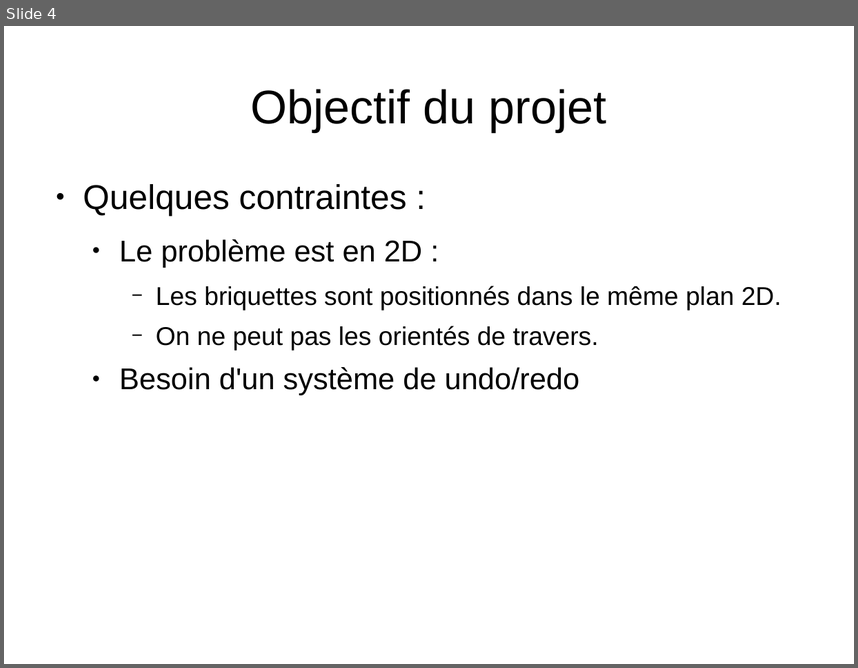
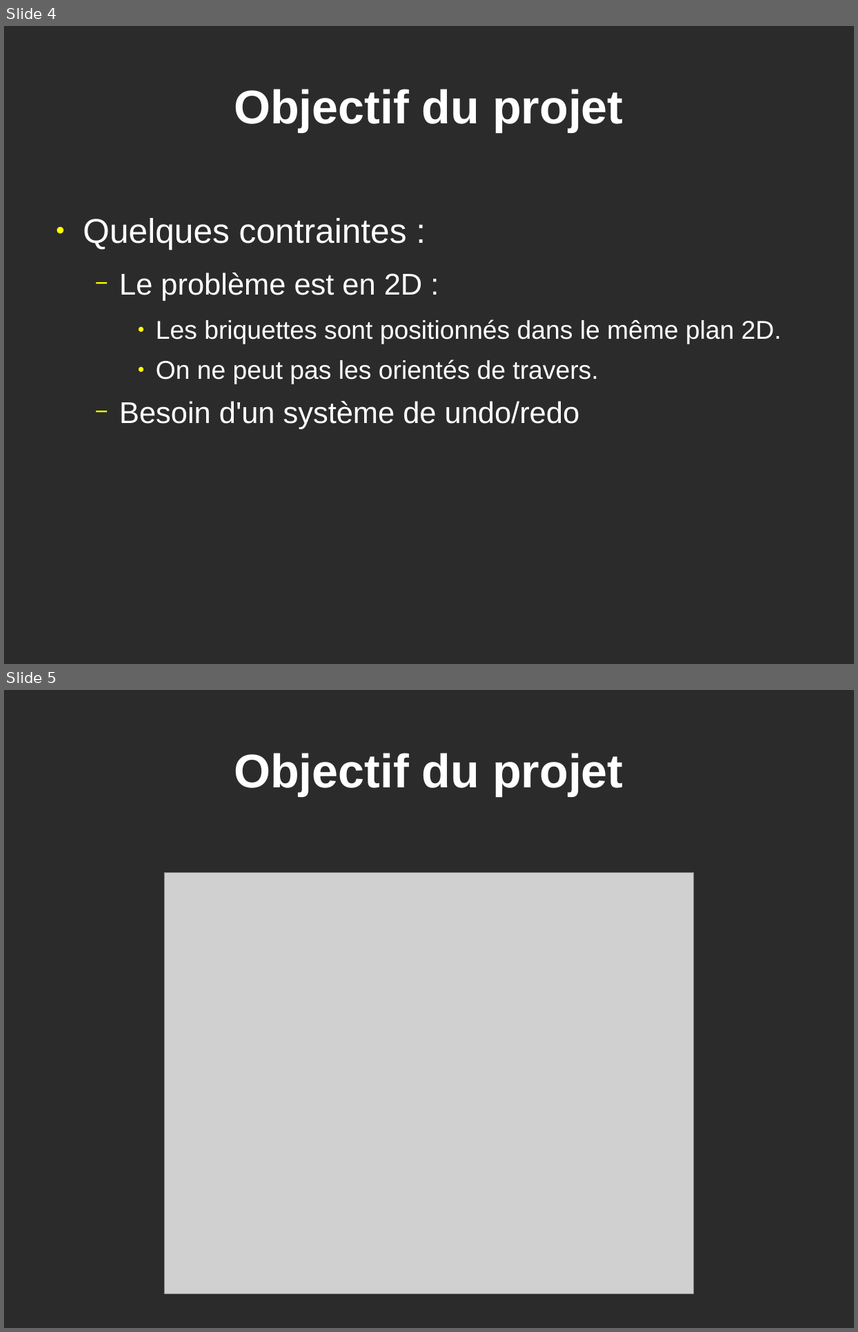
Before and after one commit to GuillaumeSmaha/BriquettePhysique, a slide deck: rapport/presentation/presentation_briquette.odp. Shown one above the other, each under a label of ours: slide 4 before the commit, slides 4 and 5 after it. The pictures are 858x668 and 858x1332 pixels, drawn with LibreOffice and Linux fonts; fonts in the diff are those of the drawing; grey boxes stand for pictures; background and template pictures are left out; a plain dark background stands for a picture behind light text. Boxes give left, top, right and bottom in pixels: in the first picture for what was removed or moved away, otherwise in the second. Text is boxed around its words. In the diff, an @@ line names an element or a change of style, - is before the commit and + after.

```diff
--- a/rapport/presentation/presentation_briquette.odp
+++ b/rapport/presentation/presentation_briquette.odp
@@ slide 5 added at [4, 690, 854, 1328], background picture (left out) @@
@@ title added at [234, 753, 624, 796], 44 pt, text #FFFFFF, bold @@
+Objectif du projet
@@ picture added at [165, 873, 695, 1294] @@
@@ slide 4 changed as well @@
@@ background #FFFFFF to picture (left out) @@
@@ title "Objectif du projet" at [234, 89, 624, 132]: text colour #000000 to #FFFFFF, bold on @@
@@ text "Quelques contraintes :": place and size @@
-text "Quelques contraintes :" at [83, 184, 782, 395]
+text "Quelques contraintes :" at [83, 218, 782, 429]
@@ text "Quelques contraintes :" at [83, 218, 782, 429]: text colour #000000 to #FFFFFF; bullet colour #000000 to #FFFF00; bullet ● to −; bullet − to ● @@
```
Also in this commit, not shown: 4 other slides changed, 4 other slides added, 2 slides removed.
